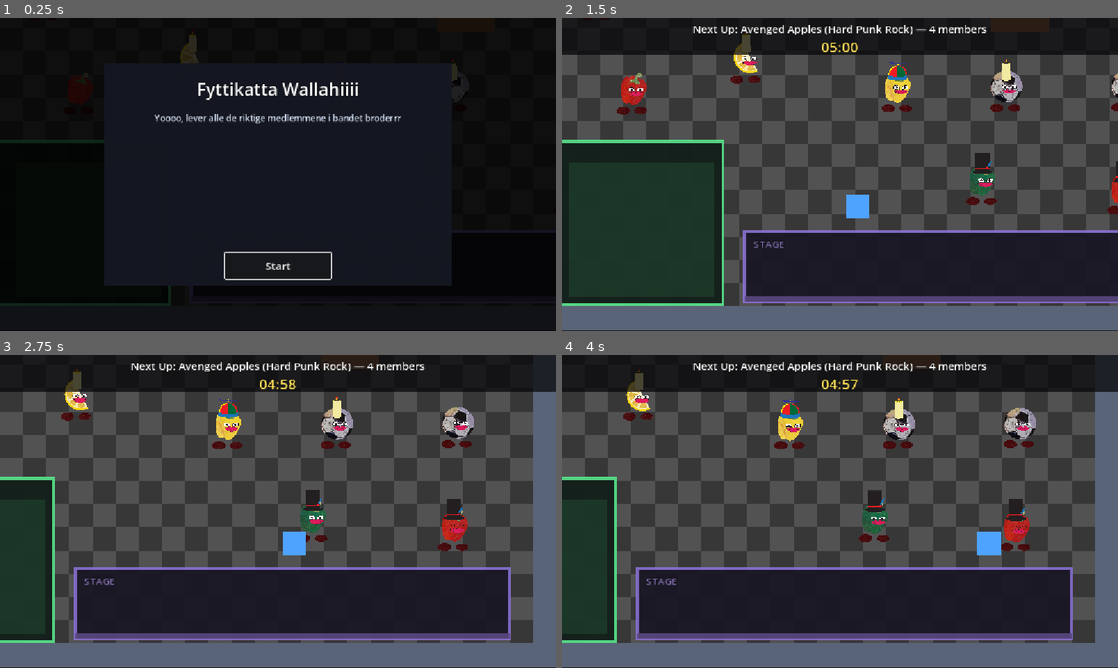
Above: before the commit, frames 1-4 (two rows, left to right).
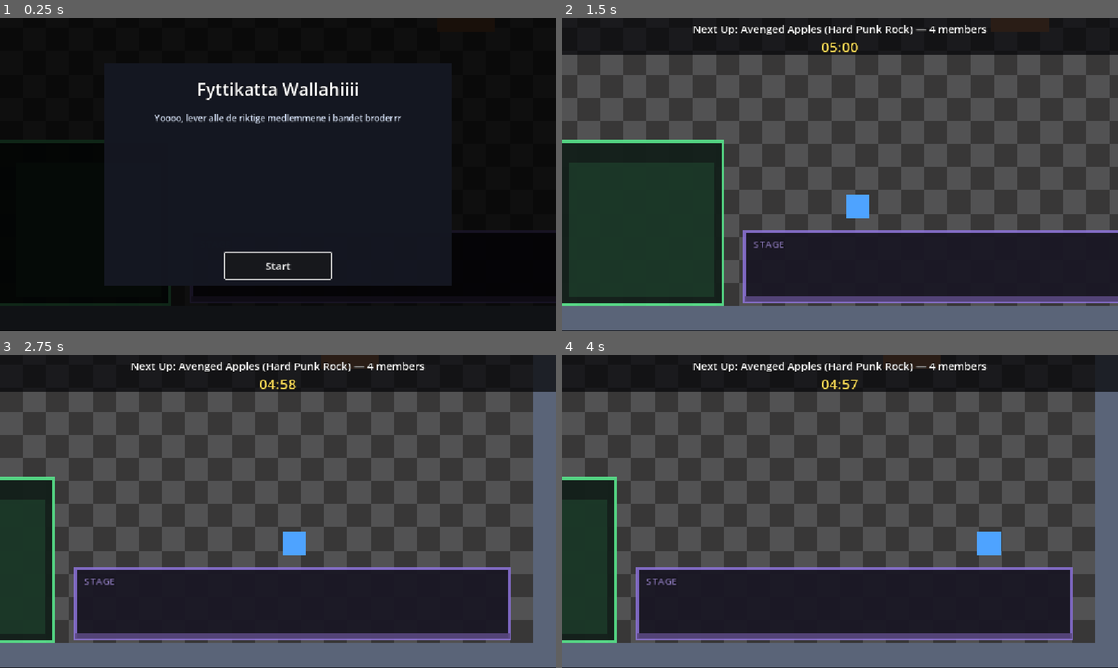
Above: after the commit, the same moments.

Repository: hexahigh/cool-game-project
Game: Godot game, scene res://scenes/main.tscn
Same seed, same stepped clock (60 frames per second), same inputs: the game is played once before the commit and once after it.
Inputs (mouse positions are in pixels of both pictures, inside the frame that each line leads up to):
- Up to frame 1 (0.25 s): no input
- Up to frame 2 (1.5 s): click "Start" at 0.5 s; tap Enter at 1.25 s; move the mouse to (962, 158) at 1.27 s; hold D (move_right) from 1.28 s (still down); click (962, 158) at 1.42 s
- Up to frame 3 (2.75 s): release D (move_right) at 2 s; drag from (166, 527) to (250, 574) at 2.02 s
- Up to frame 4 (4 s): move the mouse to (895, 442) at 2.77 s; hold D (move_right) 2.78-3.5 s; drag from (812, 574) to (673, 464) at 3.52 s

The runs differ from the first frame. In frame 1, 0.3% of the frame differs, in the area x 12-85%, y 3-28%; in frame 2, 2.6%; in frame 3, 2.8%; in frame 4, 2.9%, in the area x 11-86%, y 4-63%.

Commit message:
Add mouth to band member

Diff:
--- a/entities/band_member.tscn
+++ b/entities/band_member.tscn
@@ -3,6 +3,7 @@
 [ext_resource type="Texture2D" uid="uid://bay50sd6ik48r" path="res://assets/sprites/foot.png" id="1_ixuau"]
 [ext_resource type="Texture2D" uid="uid://dch7x4pn658m2" path="res://assets/sprites/bodies/red_pepper.png" id="1_qt8wm"]
 [ext_resource type="Texture2D" uid="uid://daly6hrxmw0vj" path="res://assets/sprites/eyes/default_eyes.png" id="3_amg7d"]
+[ext_resource type="PackedScene" uid="uid://2nabyqot1lvh" path="res://entities/mouth.tscn" id="3_udyt4"]
 [ext_resource type="Texture2D" uid="uid://ulbx78pgonep" path="res://assets/sprites/accessories/top_hat.png" id="4_jhqwb"]
 
 [sub_resource type="Animation" id="Animation_amg7d"]
@@ -1286,6 +1287,7 @@
 }
 
 [node name="BandMember" type="Node2D" unique_id=1355637323]
+scale = Vector2(1e-05, 1e-05)
 
 [node name="right_foot" type="Sprite2D" parent="." unique_id=1324611511]
 position = Vector2(2.9999995, -3.0000002)
@@ -1299,6 +1301,9 @@
 texture = ExtResource("1_qt8wm")
 offset = Vector2(166.57452, -374.29156)
 
+[node name="Mouth" parent="body" unique_id=845337128 instance=ExtResource("3_udyt4")]
+position = Vector2(177.7778, -111.1112)
+
 [node name="eyes" type="Sprite2D" parent="body" unique_id=740870741]
 position = Vector2(244.44446, -333.33337)
 scale = Vector2(1e-05, 1e-05)
--- a/entities/mouth.tscn
+++ b/entities/mouth.tscn
@@ -78,8 +78,8 @@
 tracks/6/interp = 1
 tracks/6/loop_wrap = true
 tracks/6/keys = {
-"handle_modes": PackedInt32Array(0),
-"points": PackedFloat32Array(0, -0.25, 0, 0.25, 0),
+"handle_modes": PackedInt32Array(2),
+"points": PackedFloat32Array(1, -0.25, 0, 0.25, 0),
 "times": PackedFloat32Array(0)
 }
 tracks/7/type = "bezier"
@@ -89,8 +89,8 @@
 tracks/7/interp = 1
 tracks/7/loop_wrap = true
 tracks/7/keys = {
-"handle_modes": PackedInt32Array(0),
-"points": PackedFloat32Array(0, -0.25, 0, 0.25, 0),
+"handle_modes": PackedInt32Array(2),
+"points": PackedFloat32Array(1, -0.25, 0, 0.25, 0),
 "times": PackedFloat32Array(0)
 }
 tracks/8/type = "bezier"
@@ -100,8 +100,8 @@
 tracks/8/interp = 1
 tracks/8/loop_wrap = true
 tracks/8/keys = {
-"handle_modes": PackedInt32Array(0),
-"points": PackedFloat32Array(0, -0.25, 0, 0.25, 0),
+"handle_modes": PackedInt32Array(2),
+"points": PackedFloat32Array(1, -0.25, 0, 0.25, 0),
 "times": PackedFloat32Array(0)
 }
 tracks/9/type = "bezier"
@@ -111,8 +111,8 @@
 tracks/9/interp = 1
 tracks/9/loop_wrap = true
 tracks/9/keys = {
-"handle_modes": PackedInt32Array(0),
-"points": PackedFloat32Array(0, -0.25, 0, 0.25, 0),
+"handle_modes": PackedInt32Array(2),
+"points": PackedFloat32Array(1, -0.25, 0, 0.25, 0),
 "times": PackedFloat32Array(0)
 }
 
@@ -405,11 +405,9 @@
 
 [node name="upper_lip" type="Sprite2D" parent="." unique_id=2129770537]
 position = Vector2(0, -33)
-scale = Vector2(1e-05, 1e-05)
 texture = ExtResource("1_rq5ef")
 
 [node name="lower_lip" type="Sprite2D" parent="." unique_id=963796126]
-scale = Vector2(1e-05, 1e-05)
 texture = ExtResource("2_42upy")
 
 [node name="AnimationPlayer" type="AnimationPlayer" parent="." unique_id=271336937]
